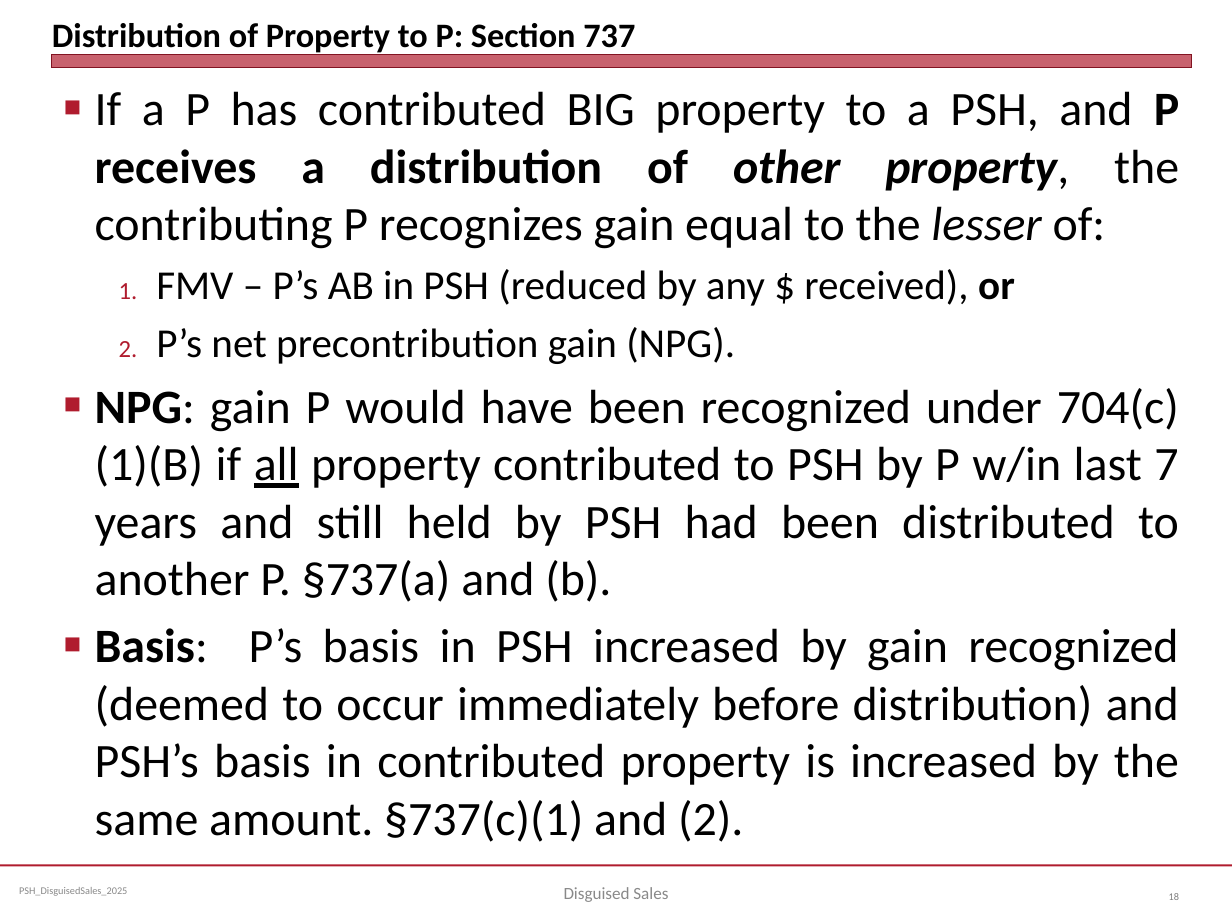
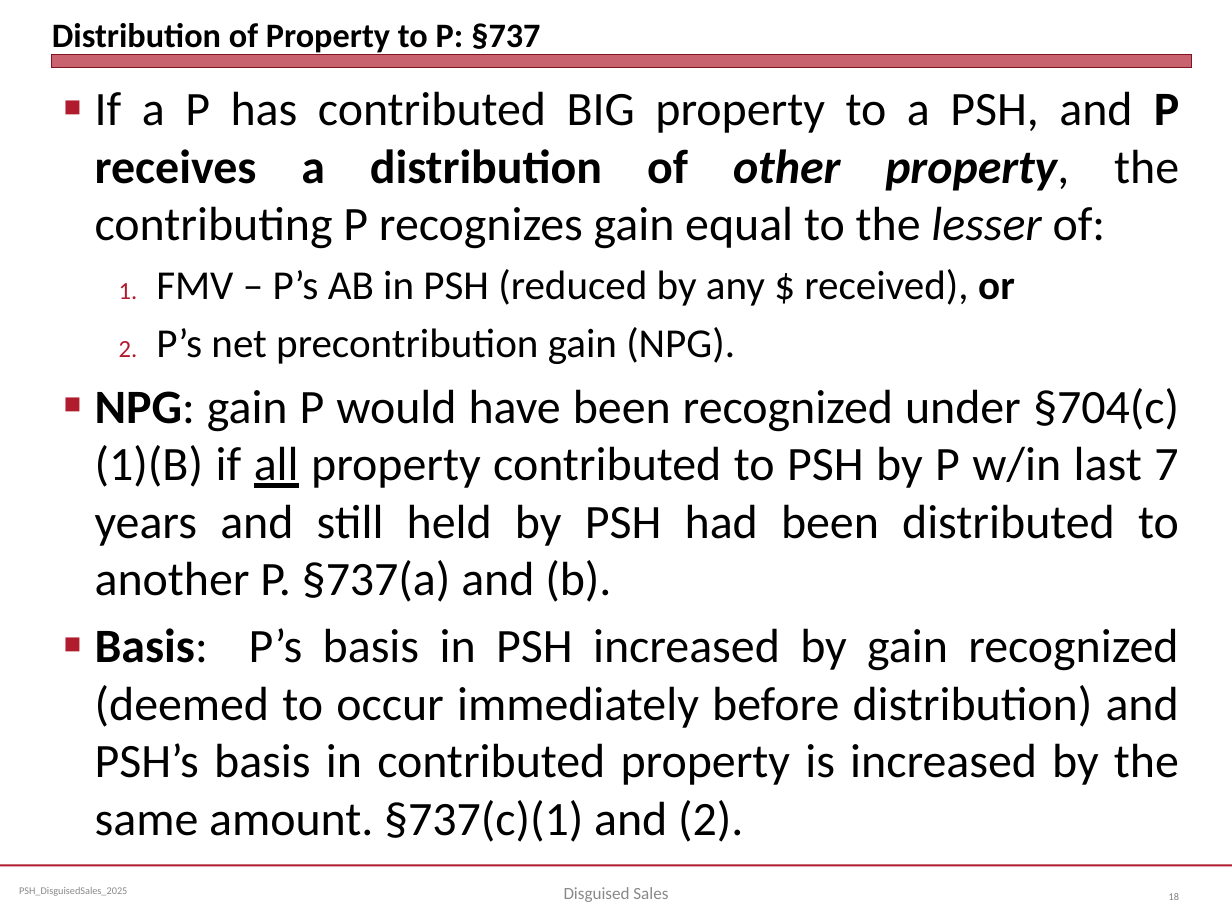
Before and after one commit to jmc877/Partnership-Tax, a slide deck: slide 18 of slides/PSH_DisguisedSales_2025.pptx. Drawn at 1232x924 pixels with LibreOffice and Linux fonts; fonts in the diff are those of the drawing. Boxes give left, top, right and bottom in pixels: in the first picture for what was removed or moved away, otherwise in the second. Text is boxed around its words. In the diff, an @@ line names an element or a change of style, - is before the commit and + after.

```diff
--- a/slides/PSH_DisguisedSales_2025.pptx
+++ b/slides/PSH_DisguisedSales_2025.pptx
@@ title at box(52, 23, 540, 56): text changed @@
-Distribution of Property to P: Section 737
+Distribution of Property to P: §737
@@ text at box(95, 388, 1179, 602): text changed @@
-■ NPG: gain P would have been recognized under 704(c)(1)(B) if all property contributed to PSH by P w/in last 7 years and still held by PSH had been distributed to another P. §737(a) and (b).
+■ NPG: gain P would have been recognized under §704(c)(1)(B) if all property contributed to PSH by P w/in last 7 years and still held by PSH had been distributed to another P. §737(a) and (b).
```
Also in this commit, not shown: 5 other slides changed.
